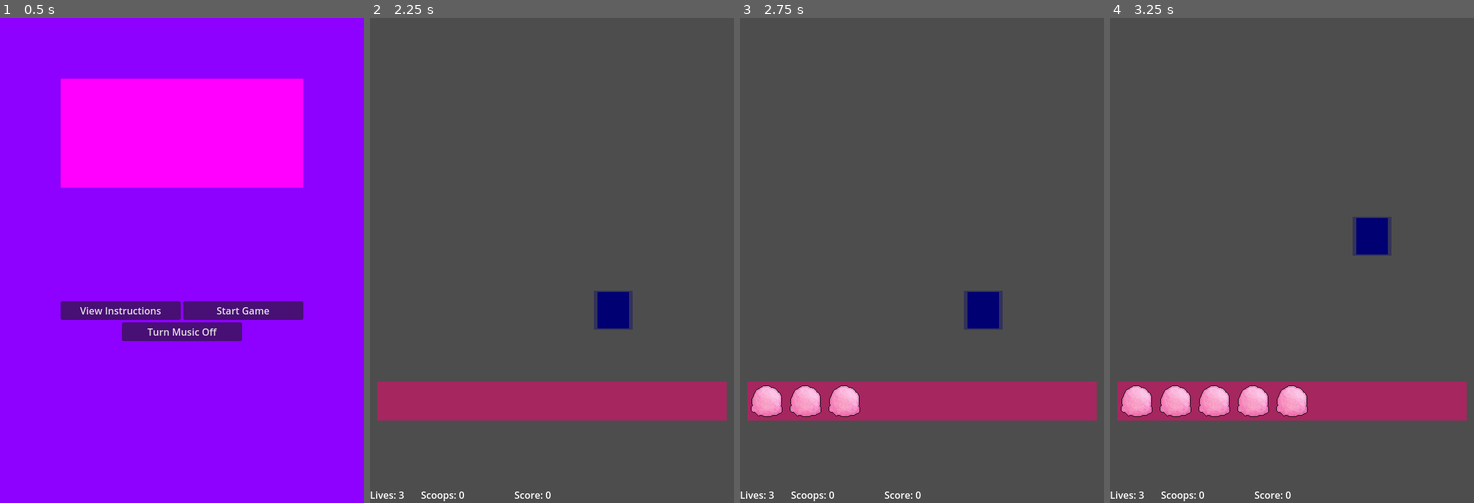
Above: before the commit, frames 1-4 (left to right).
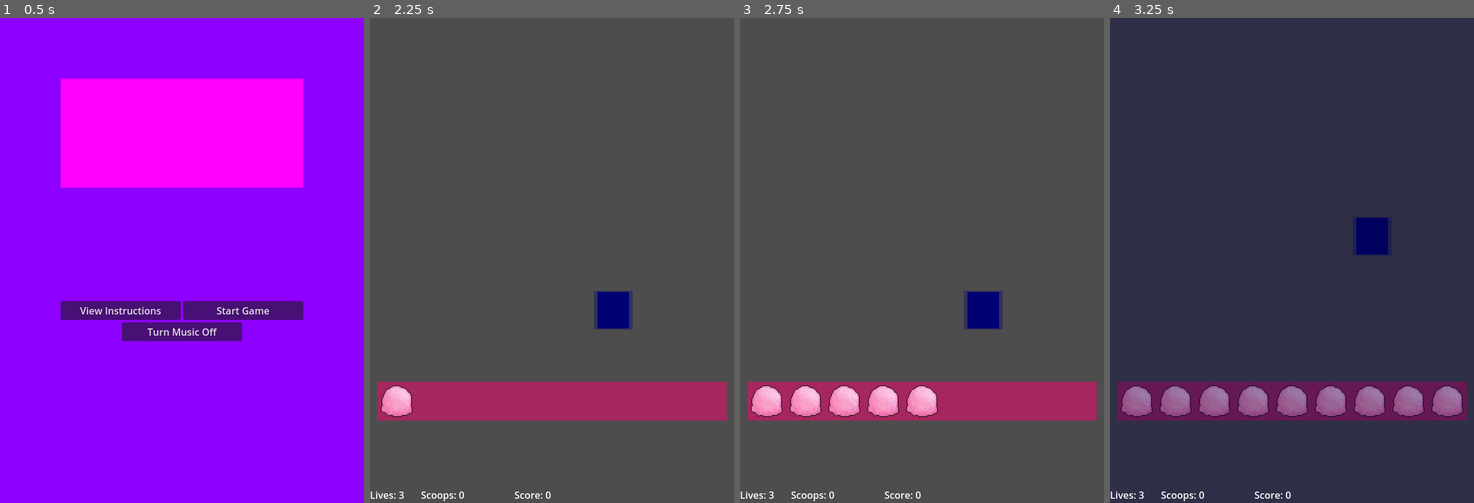
Above: after the commit, the same moments.

Repository: pjpollina/neo-icecream
Game: Godot game, scene res://game_objects/menus/main_menu.tscn
Two runs of this game, one before a commit and one after it. Both use one fixed random seed, a clock stepped at 60 frames per second and the inputs below. Sound files missing from this copy of the repository are replaced by a short silence.
Inputs (mouse positions are in pixels of both pictures, inside the frame that each line leads up to):
- Up to frame 1 (0.5 s): no input
- Up to frame 2 (2.25 s): click "Turn Music Off" at 0.5 s; click "Turn Music Off" (after the commit: "Turn Music On") at 1.25 s; click "Start Game" at 2 s
- Up to frame 3 (2.75 s): no input
- Up to frame 4 (3.25 s): move the mouse to (1372, 236) at 2.77 s; click (1372, 236) at 2.92 s

Frame 1 is identical in both runs. In frame 2, 0.5% of the frame differs, in the area x 3-12%, y 75-83%; in frame 3, 0.9%; in frame 4, 99%, in the area x 0-100%, y 0-100%.

Commit message:
Added music and improved audio handling

Diff:
--- a/game_objects/menus/bonus_popup.gd
+++ b/game_objects/menus/bonus_popup.gd
@@ -5,7 +5,7 @@
 
 func ping():
   $Timer.start(1.0)
-  $BellSFX.play()
+  Audio.play_sfx("bonus_topping")
 
 func _on_timer_timeout():
   $Timer.stop()
--- a/game_objects/menus/bonus_popup.tscn
+++ b/game_objects/menus/bonus_popup.tscn
@@ -1,7 +1,6 @@
-[gd_scene load_steps=3 format=3 uid="uid://dxaleauxdnykb"]
+[gd_scene load_steps=2 format=3 uid="uid://dxaleauxdnykb"]
 
 [ext_resource type="Script" path="res://game_objects/menus/bonus_popup.gd" id="1_plct6"]
-[ext_resource type="AudioStream" uid="uid://bj7d0jr5lomnh" path="res://assets/audio/sfx/bonus_topping.ogg" id="2_jknqi"]
 
 [node name="BonusPopup" type="Control"]
 layout_mode = 3
@@ -26,9 +25,6 @@
 horizontal_alignment = 1
 vertical_alignment = 1
 
-[node name="BellSFX" type="AudioStreamPlayer" parent="."]
-stream = ExtResource("2_jknqi")
-
 [node name="Timer" type="Timer" parent="."]
 
 [connection signal="timeout" from="Timer" to="." method="_on_timer_timeout"]
--- a/game_objects/menus/game_over.gd
+++ b/game_objects/menus/game_over.gd
@@ -7,4 +7,4 @@
   get_tree().change_scene_to_file("res://game_objects/menus/main_menu.tscn")
 
 func _on_mouse_entered_button():
-  $ButtonHoverSFX.play()
+  Audio.play_sfx("ui_hover")
--- a/game_objects/menus/game_over.tscn
+++ b/game_objects/menus/game_over.tscn
@@ -1,7 +1,6 @@
-[gd_scene load_steps=4 format=3 uid="uid://i50qdbt4xp2k"]
+[gd_scene load_steps=3 format=3 uid="uid://i50qdbt4xp2k"]
 
 [ext_resource type="Script" path="res://game_objects/menus/game_over.gd" id="1_nqakm"]
-[ext_resource type="AudioStream" uid="uid://wg2kccvvruj6" path="res://assets/audio/sfx/ui_hover.ogg" id="2_hsetg"]
 
 [sub_resource type="PlaceholderTexture2D" id="PlaceholderTexture2D_ahiwi"]
 
@@ -60,9 +59,6 @@
 size_flags_horizontal = 3
 text = "Return to Title"
 
-[node name="ButtonHoverSFX" type="AudioStreamPlayer" parent="."]
-stream = ExtResource("2_hsetg")
-
 [connection signal="mouse_entered" from="Buttons/PlayAgain" to="." method="_on_mouse_entered_button"]
 [connection signal="pressed" from="Buttons/PlayAgain" to="." method="_on_play_again_pressed"]
 [connection signal="mouse_entered" from="Buttons/ReturnToTitle" to="." method="_on_mouse_entered_button"]
--- a/game_objects/menus/main_menu.gd
+++ b/game_objects/menus/main_menu.gd
@@ -7,7 +7,11 @@
   pass
 
 func _on_toggle_music_pressed():
-  pass
+  Audio.toggle_music()
+  update_music_button_text()
 
 func _on_mouse_entered_button():
-  $ButtonHoverSFX.play()
+  Audio.play_sfx("ui_hover")
+
+func update_music_button_text() -> void:
+  $Buttons/ToggleMusic.text = "Turn Music %s" % ("Off" if Audio.music_enabled else "On")
--- a/game_objects/menus/main_menu.tscn
+++ b/game_objects/menus/main_menu.tscn
@@ -1,7 +1,6 @@
-[gd_scene load_steps=5 format=3 uid="uid://c4oaxvwyqgqc8"]
+[gd_scene load_steps=4 format=3 uid="uid://c4oaxvwyqgqc8"]
 
 [ext_resource type="Script" path="res://game_objects/menus/main_menu.gd" id="1_bqkwv"]
-[ext_resource type="AudioStream" uid="uid://wg2kccvvruj6" path="res://assets/audio/sfx/ui_hover.ogg" id="2_p1co8"]
 
 [sub_resource type="PlaceholderTexture2D" id="PlaceholderTexture2D_ahiwi"]
 
@@ -72,9 +71,6 @@
 size_flags_horizontal = 4
 text = "Turn Music Off"
 
-[node name="ButtonHoverSFX" type="AudioStreamPlayer" parent="."]
-stream = ExtResource("2_p1co8")
-
 [connection signal="mouse_entered" from="Buttons/TopRow/Instructions" to="." method="_on_mouse_entered_button"]
 [connection signal="pressed" from="Buttons/TopRow/Instructions" to="." method="_on_instructions_pressed"]
 [connection signal="mouse_entered" from="Buttons/TopRow/StartGame" to="." method="_on_mouse_entered_button"]
--- a/game_objects/menus/popup.tscn
+++ b/game_objects/menus/popup.tscn
@@ -1,8 +1,6 @@
-[gd_scene load_steps=5 format=3 uid="uid://bp4sp0d6br1fg"]
+[gd_scene load_steps=3 format=3 uid="uid://bp4sp0d6br1fg"]
 
 [ext_resource type="Script" path="res://game_objects/menus/popup.gd" id="1_legaj"]
-[ext_resource type="AudioStream" uid="uid://duplshekommsr" path="res://assets/audio/sfx/ui_popup_show.ogg" id="2_h3jsp"]
-[ext_resource type="AudioStream" uid="uid://cw0b8c71iw1al" path="res://assets/audio/sfx/ui_popup_hide.ogg" id="3_gy468"]
 
 [sub_resource type="PlaceholderTexture2D" id="PlaceholderTexture2D_kqfff"]
 
@@ -15,12 +13,6 @@
 grow_vertical = 2
 script = ExtResource("1_legaj")
 
-[node name="ShowSFX" type="AudioStreamPlayer" parent="."]
-stream = ExtResource("2_h3jsp")
-
-[node name="HideSFX" type="AudioStreamPlayer" parent="."]
-stream = ExtResource("3_gy468")
-
 [node name="Background" type="TextureRect" parent="."]
 self_modulate = Color(0, 0.654902, 0.239216, 0.380392)
 layout_mode = 1
--- a/game_objects/player/player.gd
+++ b/game_objects/player/player.gd
@@ -18,5 +18,4 @@
 # Called when player is hit
 func _on_area_entered(area):
   if area as Scoop:
-    $SplatterSFX.play()
     splattered.emit()
--- a/game_objects/player/player.tscn
+++ b/game_objects/player/player.tscn
@@ -1,7 +1,6 @@
-[gd_scene load_steps=6 format=3 uid="uid://drfpw0pttiuut"]
+[gd_scene load_steps=5 format=3 uid="uid://drfpw0pttiuut"]
 
 [ext_resource type="Script" path="res://game_objects/player/player.gd" id="1_dykij"]
-[ext_resource type="AudioStream" uid="uid://dro80bncnodbf" path="res://assets/audio/sfx/splatter.ogg" id="2_ry8eg"]
 
 [sub_resource type="PlaceholderTexture2D" id="PlaceholderTexture2D_5w8oi"]
 size = Vector2(64, 64)
@@ -35,7 +34,4 @@
 debug_color = Color(0.992157, 0, 0.247059, 0.419608)
 metadata/_edit_lock_ = true
 
-[node name="SplatterSFX" type="AudioStreamPlayer" parent="."]
-stream = ExtResource("2_ry8eg")
-
 [connection signal="area_entered" from="." to="." method="_on_area_entered"]
--- a/game_objects/projectiles/load_sequence.gd
+++ b/game_objects/projectiles/load_sequence.gd
@@ -5,8 +5,8 @@
 @onready var points = get_parent().get_node("Positions").points
 var index: int = 0
 
-var firerate: float = 0.1875  # Cooldown between loads
-var cooldown: float = 0.0     # Delta timer
+var firerate: float = 0.1  # Cooldown between loads
+var cooldown: float = 0.0  # Delta timer
 
 func _process(delta):
   # Update the cooldown timer
@@ -29,5 +29,5 @@
     sprite.show()
 
     # Play the sound
-    $SFX.play()
+    Audio.play_sfx("loading_cone", 0.1)
     index += 1
--- a/game_objects/projectiles/shooter.tscn
+++ b/game_objects/projectiles/shooter.tscn
@@ -1,8 +1,7 @@
-[gd_scene load_steps=6 format=3 uid="uid://c5mexxt3t5ok"]
+[gd_scene load_steps=5 format=3 uid="uid://c5mexxt3t5ok"]
 
 [ext_resource type="Script" path="res://game_objects/projectiles/shooter.gd" id="1_7ky70"]
 [ext_resource type="Script" path="res://game_objects/projectiles/load_sequence.gd" id="2_f28tr"]
-[ext_resource type="AudioStream" uid="uid://bkomf56r1hrk0" path="res://assets/audio/sfx/loading_cone.ogg" id="3_2ppvk"]
 [ext_resource type="Texture2D" uid="uid://d28twtgr684hw" path="res://assets/sprites/scoops.webp" id="4_8tl81"]
 
 [sub_resource type="PlaceholderTexture2D" id="PlaceholderTexture2D_4g51o"]
@@ -27,9 +26,6 @@
 [node name="LoadSequence" type="Node" parent="."]
 script = ExtResource("2_f28tr")
 
-[node name="SFX" type="AudioStreamPlayer" parent="LoadSequence"]
-stream = ExtResource("3_2ppvk")
-
 [node name="Sprite" type="Sprite2D" parent="LoadSequence"]
 visible = false
 texture = ExtResource("4_8tl81")
--- a/game_objects/scenes/game.gd
+++ b/game_objects/scenes/game.gd
@@ -19,6 +19,7 @@
 func _on_player_splattered():
   $Shooter.clear_shots()
   lives -= 1
+  Audio.play_sfx("splatter")
 
   $StatusMenu/Lives.text = "Lives: %d" % lives
 
@@ -33,15 +34,16 @@
   score += 5
   if topping > Scoop.Topping.None:
     $BonusPopup.ping()
+    Audio.play_sfx("bonus_topping")
     score += 10
   $StatusMenu/Score.text = "Score: %d" % score
   $StatusMenu/Scoops.text = "Scoops: %d" % dodges
 
 func _on_load_sequence_donezo():
   $Popup.show()
-  $Popup/ShowSFX.play()
+  Audio.play_sfx("ui_popup_show")
 
 func _on_popup_dismissed():
   $Popup.hide()
-  $Popup/HideSFX.play()
+  Audio.play_sfx("ui_popup_hide")
   $Shooter.prepare()
--- /dev/null
+++ b/globals/audio.tscn
@@ -0,0 +1,46 @@
+[gd_scene load_steps=11 format=3 uid="uid://cxgcmqhijldi1"]
+
+[ext_resource type="Script" path="res://globals/src/audio.gd" id="1_pjcly"]
+[ext_resource type="AudioStream" uid="uid://cpvepl1877d7c" path="res://assets/audio/music/classic.ogg" id="2_un1dy"]
+[ext_resource type="AudioStream" uid="uid://duplshekommsr" path="res://assets/audio/sfx/ui_popup_show.ogg" id="3_gmktu"]
+[ext_resource type="AudioStream" uid="uid://cw0b8c71iw1al" path="res://assets/audio/sfx/ui_popup_hide.ogg" id="4_xckpo"]
+[ext_resource type="AudioStream" uid="uid://wg2kccvvruj6" path="res://assets/audio/sfx/ui_hover.ogg" id="5_2atxy"]
+[ext_resource type="AudioStream" uid="uid://dro80bncnodbf" path="res://assets/audio/sfx/splatter.ogg" id="6_5d368"]
+[ext_resource type="AudioStream" uid="uid://bkomf56r1hrk0" path="res://assets/audio/sfx/loading_cone.ogg" id="7_kkxad"]
+[ext_resource type="AudioStream" uid="uid://bj7d0jr5lomnh" path="res://assets/audio/sfx/bonus_topping.ogg" id="8_sq4dn"]
+[ext_resource type="AudioStream" path="res://assets/audio/sfx/bonus_pickup.ogg" id="9_efn43"]
+[ext_resource type="AudioStream" path="res://assets/audio/sfx/bonus_clear.ogg" id="10_yhkau"]
+
+[node name="Audio" type="Node"]
+script = ExtResource("1_pjcly")
+
+[node name="Music" type="AudioStreamPlayer" parent="."]
+stream = ExtResource("2_un1dy")
+
+[node name="SFX" type="AudioStreamPlayer" parent="."]
+
+[node name="UIPopupShow" type="AudioStreamPlayer" parent="SFX"]
+stream = ExtResource("3_gmktu")
+
+[node name="UIPopupHide" type="AudioStreamPlayer" parent="SFX"]
+stream = ExtResource("4_xckpo")
+
+[node name="UIHover" type="AudioStreamPlayer" parent="SFX"]
+stream = ExtResource("5_2atxy")
+
+[node name="Splatter" type="AudioStreamPlayer" parent="SFX"]
+stream = ExtResource("6_5d368")
+
+[node name="LoadingCone" type="AudioStreamPlayer" parent="SFX"]
+stream = ExtResource("7_kkxad")
+
+[node name="BonusTopping" type="AudioStreamPlayer" parent="SFX"]
+stream = ExtResource("8_sq4dn")
+
+[node name="BonusPickup" type="AudioStreamPlayer" parent="SFX"]
+stream = ExtResource("9_efn43")
+
+[node name="BonusClear" type="AudioStreamPlayer" parent="SFX"]
+stream = ExtResource("10_yhkau")
+
+[connection signal="finished" from="Music" to="." method="_on_music_finished"]
--- /dev/null
+++ b/globals/src/audio.gd
@@ -0,0 +1,40 @@
+extends Node
+
+var music: AudioStreamPlayer
+var music_enabled: bool = true
+
+var sfx
+var sfx_enabled: bool = true
+
+func _ready():
+  music = $Music
+  music.play()
+
+  sfx = {
+    "bonus_topping": $SFX/BonusTopping,
+    "bonus_pickup":  $SFX/BonusPickup,
+    "bonus_clear":   $SFX/BonusClear,
+    "loading_cone":  $SFX/LoadingCone,
+    "splatter":      $SFX/Splatter,
+    "ui_hover":      $SFX/UIHover,
+    "ui_popup_show": $SFX/UIPopupShow,
+    "ui_popup_hide": $SFX/UIPopupHide,
+  }
+
+func _on_music_finished():
+  if music_enabled:
+    music.play()
+
+func toggle_music() -> void:
+  music_enabled = !music_enabled
+  if music.playing and !music_enabled:
+    music.stop()
+  if !music.playing and music_enabled:
+    music.play()
+
+func toggle_sfx() -> void:
+  sfx_enabled = !sfx_enabled
+
+func play_sfx(name: String, pos=0.0) -> void:
+  if sfx_enabled:
+    sfx[name].play(pos)
--- a/project.godot
+++ b/project.godot
@@ -20,6 +20,10 @@
 boot_splash/use_filter=false
 config/icon="res://assets/icons/icon.webp"
 config/windows_native_icon="res://assets/icons/icon.ico"
+
+[autoload]
+
+Audio="*res://globals/audio.tscn"
 
 [debug]
 
Not shown, added: assets/audio/music/classic.ogg
Not shown, added: assets/audio/sfx/bonus_clear.ogg
Not shown, added: assets/audio/sfx/bonus_pickup.ogg
